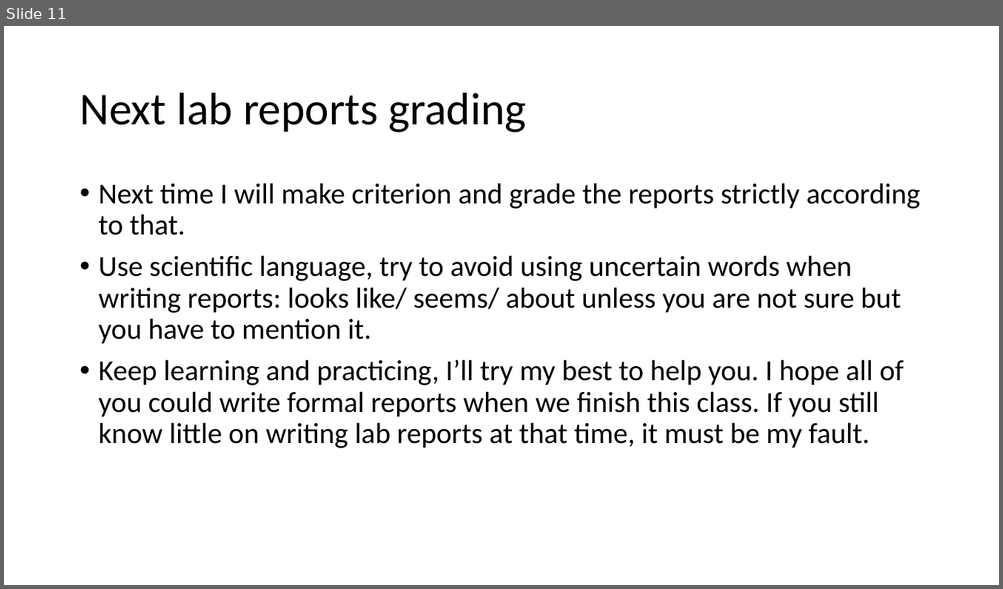
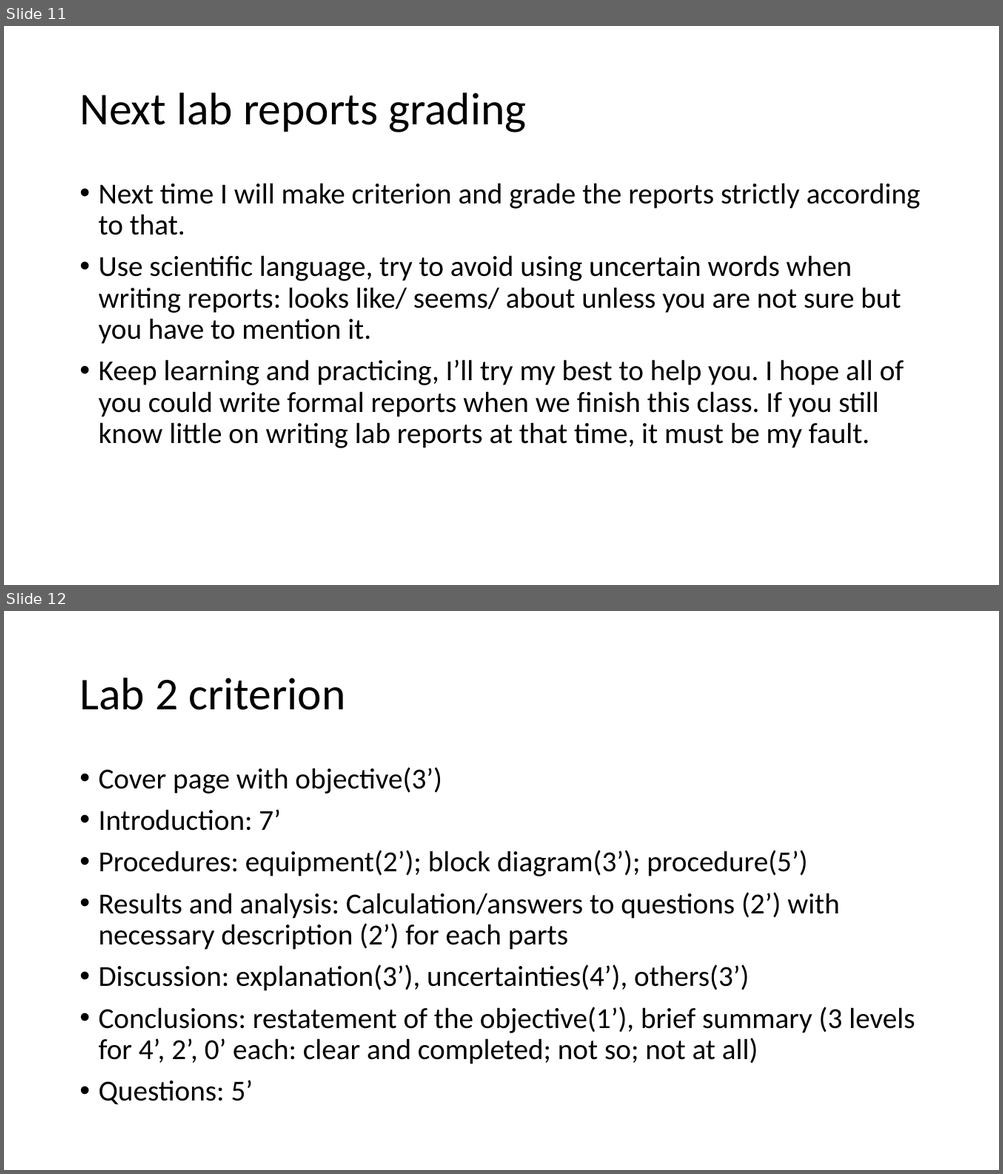
Before and after one commit to UML-Ionosphere-Plasmasphere-Modeling/Coupling-Model, a slide deck: Computational-books&papers/private/TA.pptx. Shown one above the other, each under a label of ours: slide 11 before the commit, slides 11 and 12 after it. The pictures are 1003x589 and 1003x1174 pixels, drawn with LibreOffice and Linux fonts; fonts in the diff are those of the drawing. Boxes give left, top, right and bottom in pixels: in the first picture for what was removed or moved away, otherwise in the second. Text is boxed around its words. In the diff, an @@ line names an element or a change of style, - is before the commit and + after.

```diff
--- a/Computational-books&papers/private/TA.pptx
+++ b/Computational-books&papers/private/TA.pptx
@@ slide 12 added at <box>4,611,999,1170</box>, background #FFFFFF @@
@@ title added at <box>79,678,345,710</box>, 44 pt, text #000000 @@
+Lab 2 criterion
@@ text added at <box>99,767,914,1105</box>, 28 pt, text #000000 @@
+• Cover page with objective(3’)
+• Introduction: 7’
+• Procedures: equipment(2’); block diagram(3’); procedure(5’)
+• Results and analysis: Calculation/answers to questions (2’) with necessary description (2’) for each parts
+• Discussion: explanation(3’), uncertainties(4’), others(3’)
+• Conclusions: restatement of the objective(1’), brief summary (3 levels for 4’, 2’, 0’ each: clear and completed; not so; not at all)
+• Questions: 5’
```
